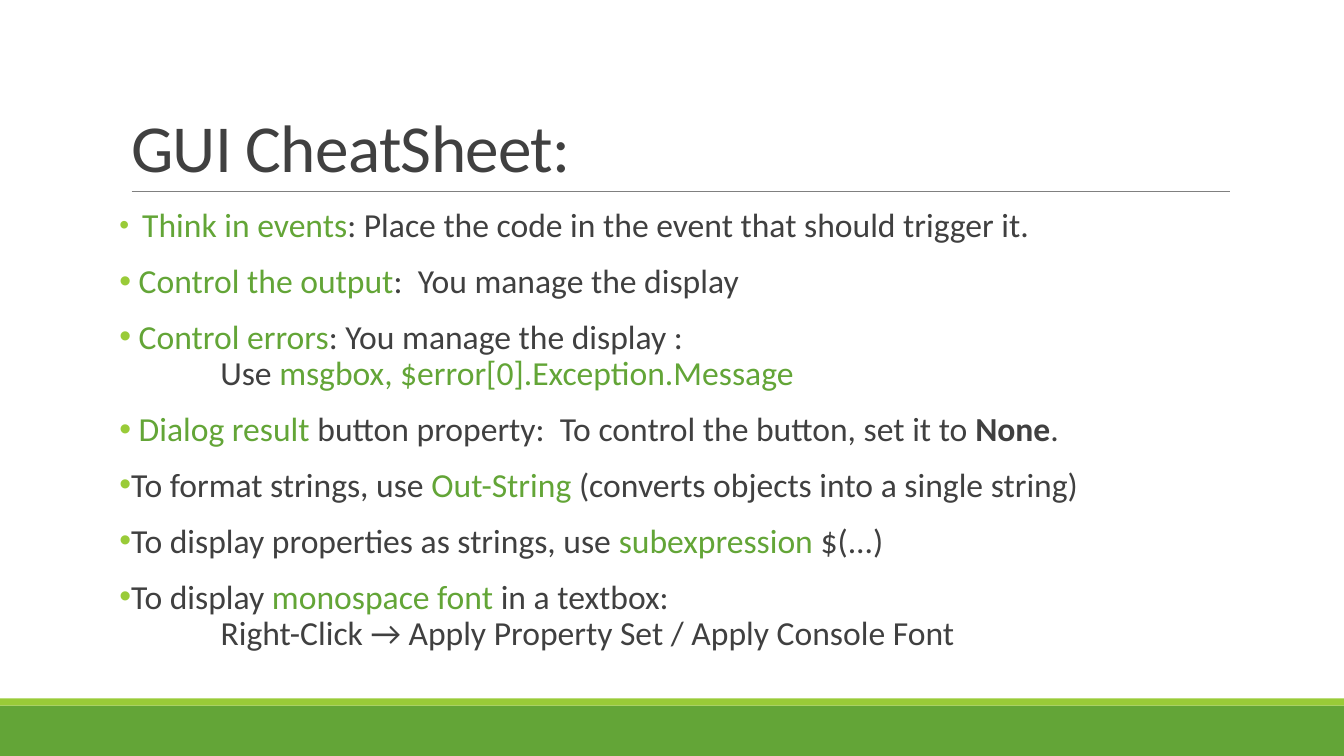
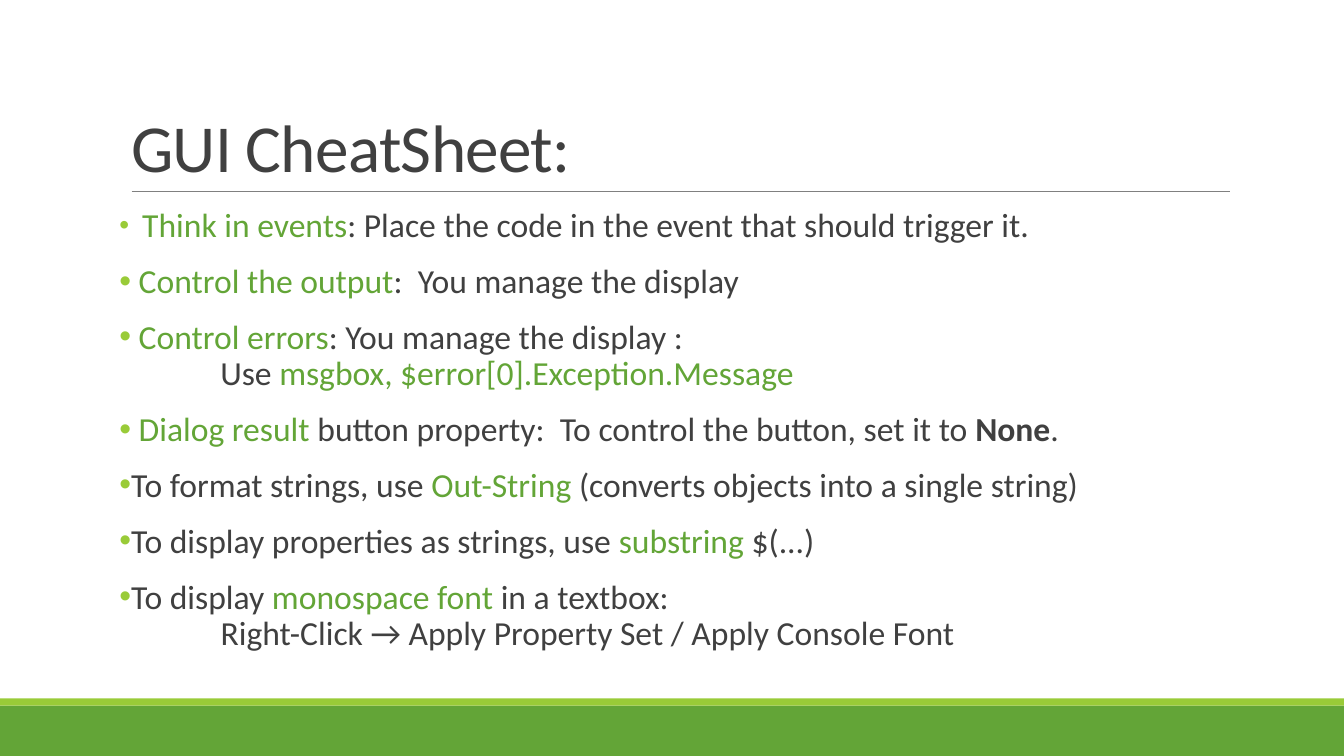
Before and after one commit to juneb/ThinkingInEvents, a slide deck: slide 18 of ThinkingInEvents-UserGroupTalk.pptx (slide 19 before the commit). Drawn at 1344x756 pixels with LibreOffice and Linux fonts; fonts in the diff are those of the drawing. Boxes give left, top, right and bottom in pixels: in the first picture for what was removed or moved away, otherwise in the second. Text is boxed around its words. In the diff, an @@ line names an element or a change of style, - is before the commit and + after.

```diff
--- a/ThinkingInEvents-UserGroupTalk.pptx
+++ b/ThinkingInEvents-UserGroupTalk.pptx
@@ text at <box>131,529,744,559</box>: text changed @@
-• To display properties as strings, use subexpression $(...)
+• To display properties as strings, use substring $(...)
```
Also in this commit, not shown: 6 other slides changed, 1 slide added, 6 slides removed.
